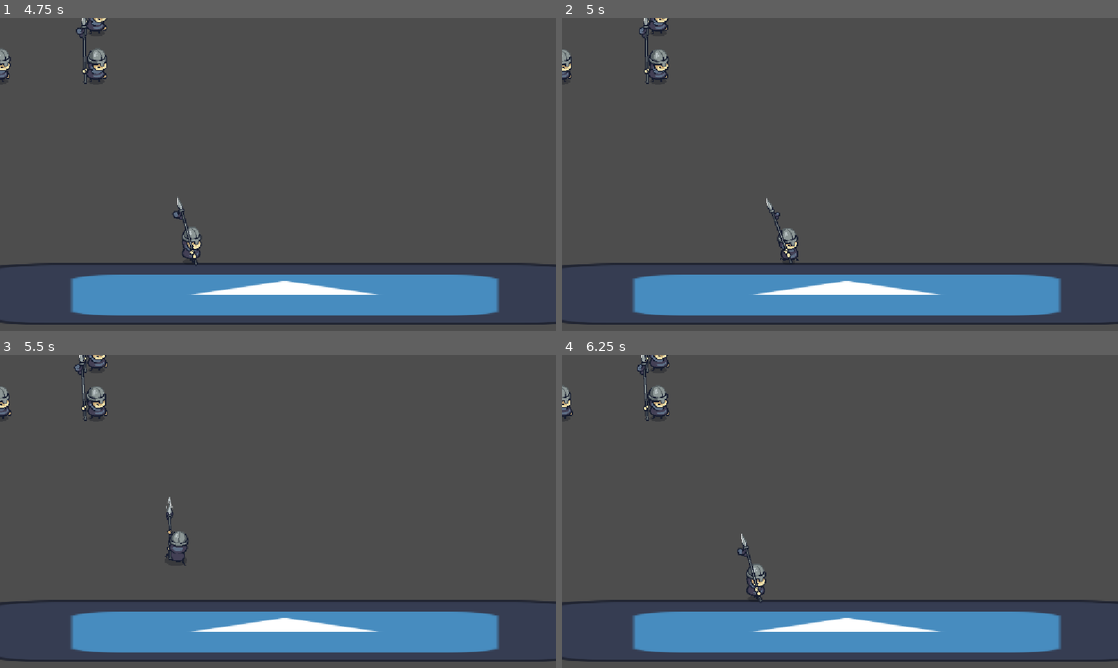
Above: before the commit, frames 1-4 (two rows, left to right).
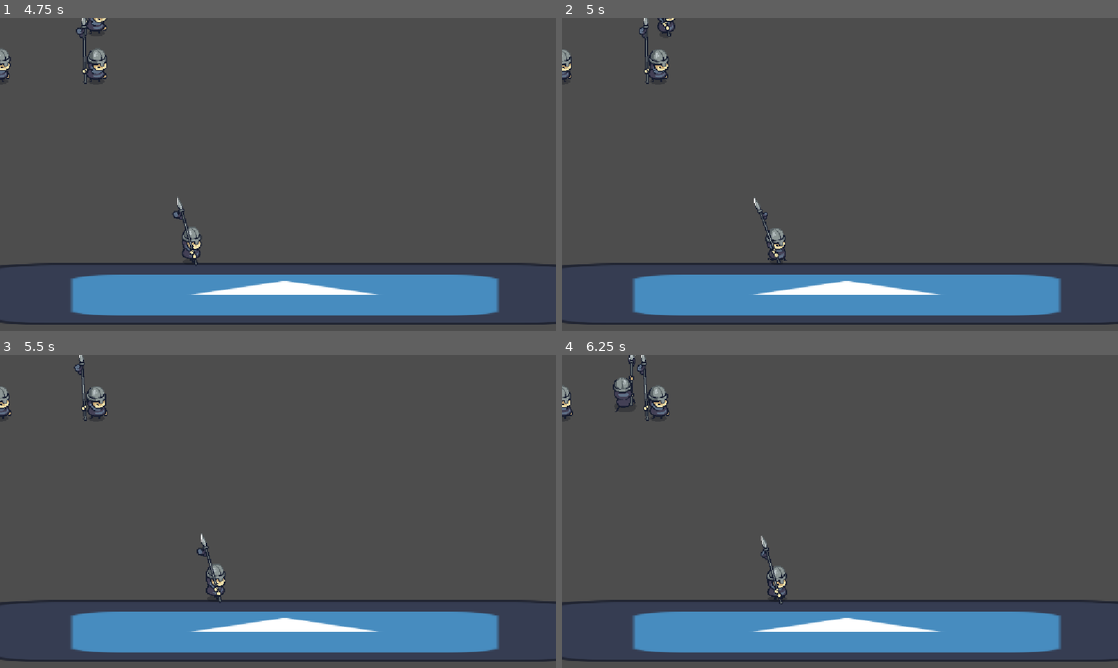
Above: after the commit, the same moments.

Repository: Pablo7776/Motores_Graficos
Game: Godot game, scene res://Escenas/menu_principal.tscn
The game is run twice, just before and just after one commit, with the same random seed, the same clock (stepped at 60 frames per second) and the same inputs. The engine's default icon, where the game draws it, is replaced by a stand-in: a white triangle on a blue panel in a dark square.
Inputs:
- Up to frame 1 (4.75 s): click "INICIAR" at 0.5 s; tap Enter (ui_accept) at 1.25, 1.52, 2.27, 3.77, 4.52 s; hold Right (ui_right) 1.28-2.78 s; hold Left (ui_left) 2.78-3.53 s; hold Right (ui_right) from 3.53 s (still down)
- Up to frame 2 (5 s): keep holding Right (ui_right); tap Escape (ui_cancel) at 4.9 s
- Up to frame 3 (5.5 s): release Right (ui_right) at 5.03 s; hold Left (ui_left) from 5.03 s (still down); tap Enter (ui_accept) at 5.27 s
- Up to frame 4 (6.25 s): release Left (ui_left) at 5.78 s; hold Right (ui_right) from 5.78 s (still down)

Frame 1 is identical in both runs. In frame 2, 0.8% of the frame differs, in the area x 15-43%, y 0-79%; in frame 3, 0.8%; in frame 4, 1.1%, in the area x 9-41%, y 0-80%.

Commit message:
Update personaje_base.gd

Diff:
--- a/da-2-zafarrancho/modulos/personajes/personaje_base.gd
+++ b/da-2-zafarrancho/modulos/personajes/personaje_base.gd
@@ -13,12 +13,11 @@
 func _ready():
 	state_machine.init(self)
 
+
 func _on_cambiar_turno(pj, turno_actual): #✨Armado en Clase
 	if pj == self:
 		print("Es mi turno", self)
 		set_physics_process(true)
-		if Input.is_action_just_pressed("ui_cancel"):
-			$"../GestorDeTurnos".siguiente_turno()
 	else:
 		set_physics_process(false)
 		print("no es mi turno", self)
@@ -38,4 +37,7 @@
 		velocity += get_gravity() * delta
 
 	state_machine.update(delta)
+	#Esto hace que se termine el turno
+	if Input.is_action_just_pressed("ui_cancel"):
+			$"../GestorDeTurnos".siguiente_turno()
 	move_and_slide()
